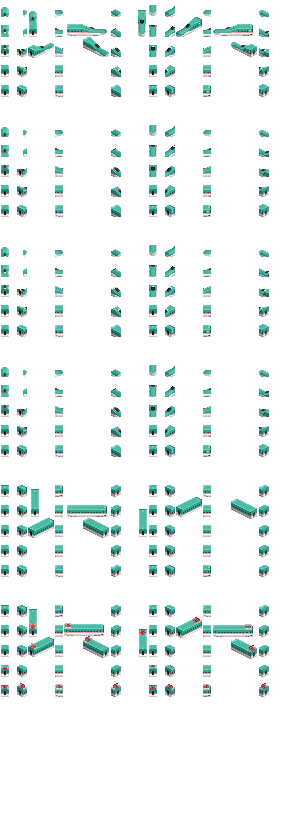
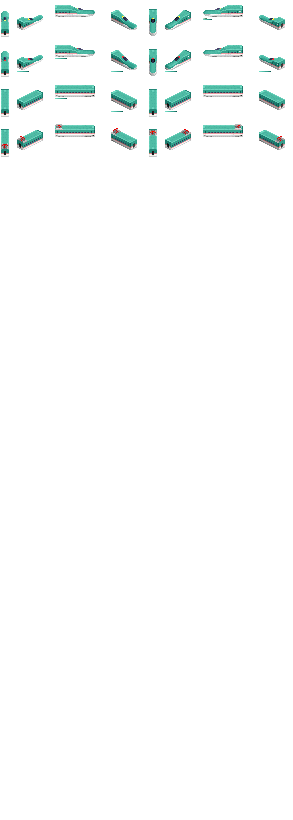
Before/after of a 293px x 820px layered artwork. What changed in the layer stack:
showed "Lights 10" over (x1=4, y1=8, x2=274, y2=61)
hid "Lights 10 (2) v2" over (x1=4, y1=16, x2=269, y2=431)
hid "Sprites 2s for 10" over (x1=1, y1=5, x2=269, y2=697)
showed "Sprites 10" over (x1=1, y1=5, x2=285, y2=157)
showed "Background 10" over (x1=1, y1=5, x2=285, y2=157)
hid group "2 length" (1 layers) over (x1=1, y1=5, x2=285, y2=697)
